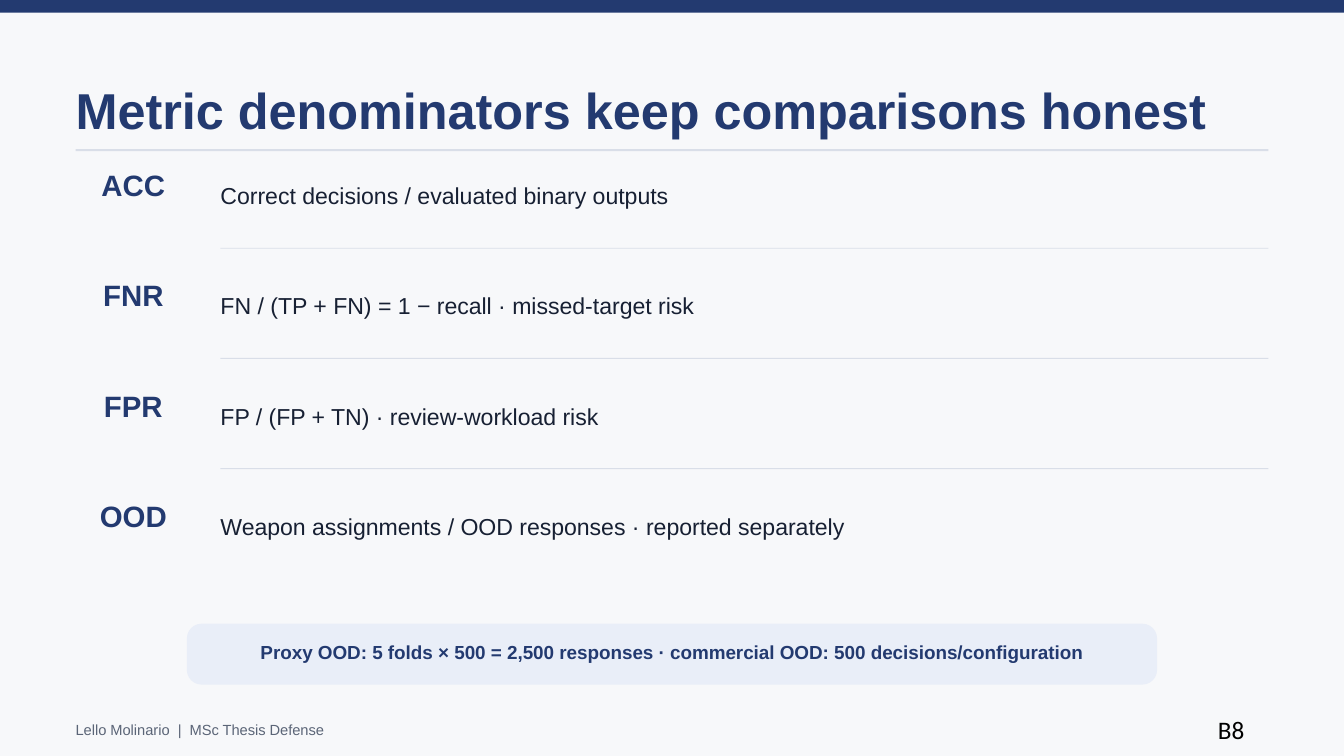
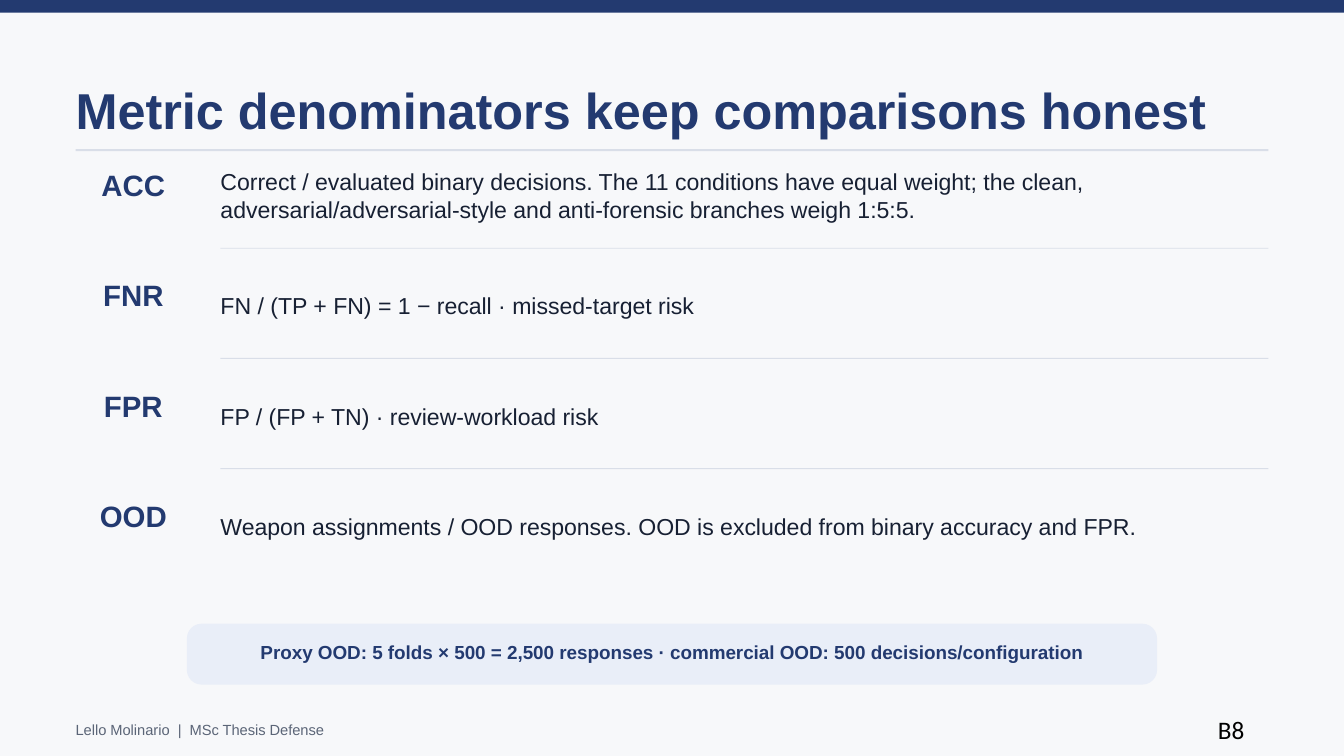
Before and after one commit to lmolinario/Molinario_Thesis_Defense_2026, a slide deck: slide 23 of Molinario_Thesis_Defense_2026.pptx (slide 24 before the commit). Drawn at 1344x756 pixels with LibreOffice and Linux fonts; fonts in the diff are those of the drawing. Boxes give left, top, right and bottom in pixels: in the first picture for what was removed or moved away, otherwise in the second. Text is boxed around its words. In the diff, an @@ line names an element or a change of style, - is before the commit and + after.

```diff
--- a/Molinario_Thesis_Defense_2026.pptx
+++ b/Molinario_Thesis_Defense_2026.pptx
@@ text at (220,173,1083,223): text changed @@
-Correct decisions / evaluated binary outputs
+Correct / evaluated binary decisions. The 11 conditions have equal weight; the clean, adversarial/adversarial-style and anti-forensic branches weigh 1:5:5.
@@ text at (220,518,1136,540): text changed @@
-Weapon assignments / OOD responses · reported separately
+Weapon assignments / OOD responses. OOD is excluded from binary accuracy and FPR.
```
Also in this commit, not shown: 18 other slides changed, 1 slide added, 1 slide removed, 1 other file.
